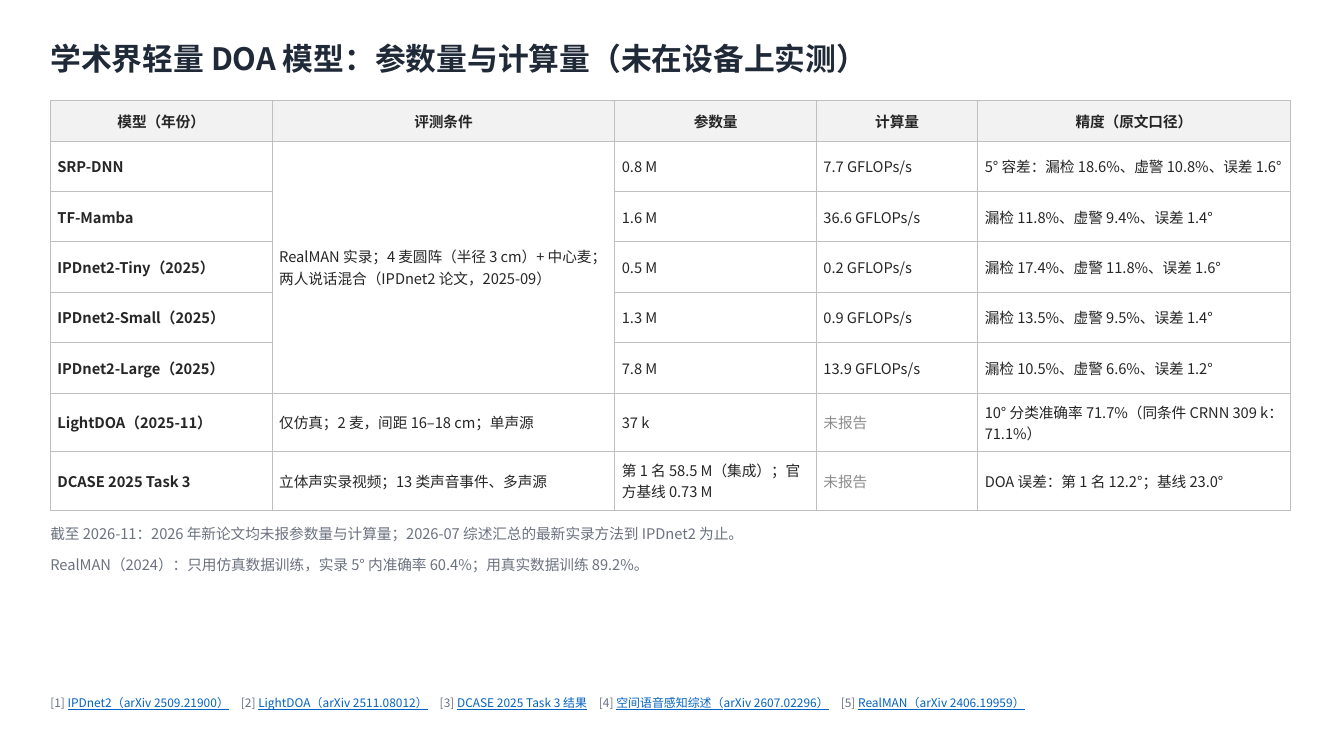
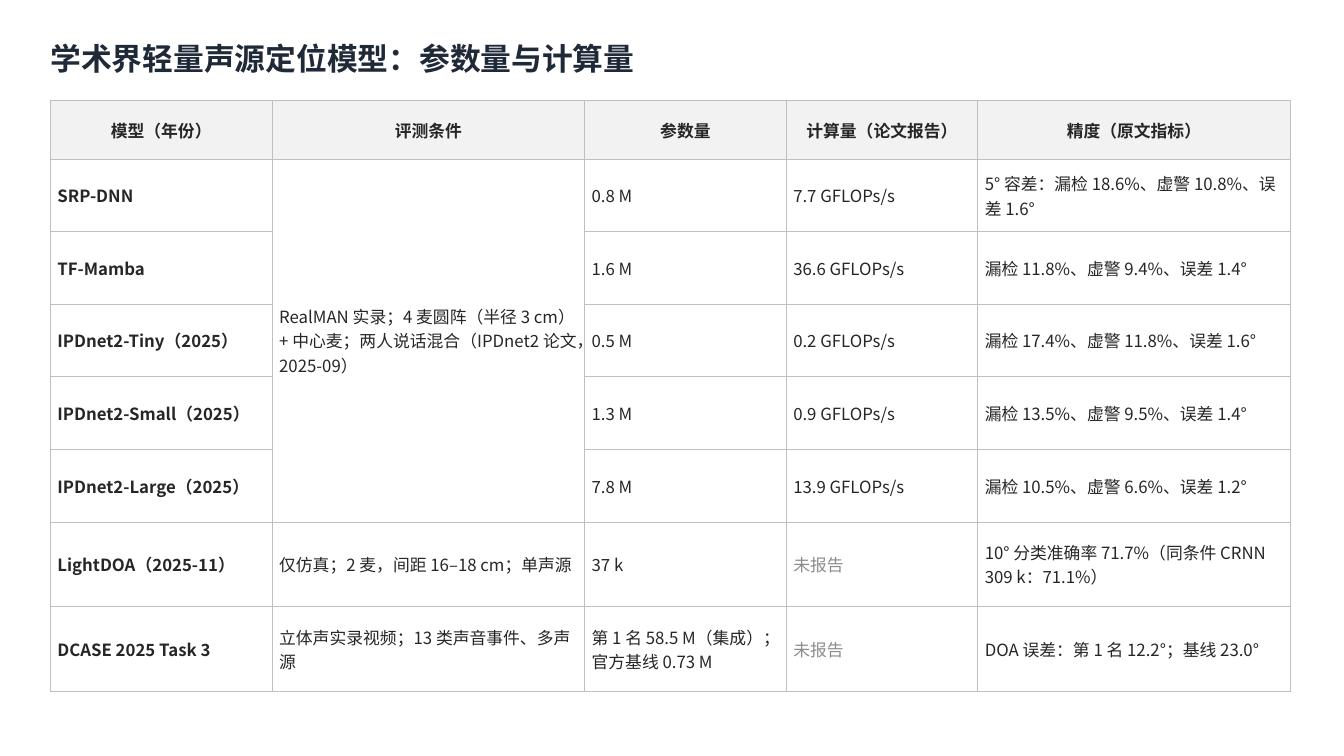
Before and after one commit to ZeroFoxxi/ssl-scene1, a slide deck: slide 3 of 竞品补充页_精简版.pptx. Drawn at 1344x756 pixels with LibreOffice and Linux fonts; fonts in the diff are those of the drawing. Boxes give left, top, right and bottom in pixels: in the first picture for what was removed or moved away, otherwise in the second. Text is boxed around its words. In the diff, an @@ line names an element or a change of style, - is before the commit and + after.

```diff
--- a/竞品补充页_精简版.pptx
+++ b/竞品补充页_精简版.pptx
@@ text at box(50, 43, 634, 73): text changed @@
-学术界轻量 DOA 模型：参数量与计算量（未在设备上实测）
+学术界轻量声源定位模型：参数量与计算量
@@ table at box(50, 101, 1291, 674) @@
-row 1, column 4: 计算量
+row 1, column 4: 计算量（论文报告）
-row 1, column 5: 精度（原文口径）
+row 1, column 5: 精度（原文指标）
@@ size 10.5 to 12 pt @@
@@ text removed at box(50, 526, 743, 541) @@
-截至 2026-11：2026 年新论文均未报参数量与计算量；2026-07 综述汇总的最新实录方法到 IPDnet2 为止。
@@ text removed at box(50, 557, 649, 572) @@
-RealMAN（2024）：只用仿真数据训练，实录 5° 内准确率 60.4%；用真实数据训练 89.2%。
@@ text removed at box(50, 697, 1025, 710) @@
-[1] IPDnet2（arXiv 2509.21900） [2] LightDOA（arXiv 2511.08012） [3] DCASE 2025 Task 3 结果 [4] 空间语音感知综述（arXiv 2607.02296） [5] RealMAN（arXiv 2406.19959）
```
Also in this commit, not shown: 2 other slides changed, 2 other files.
